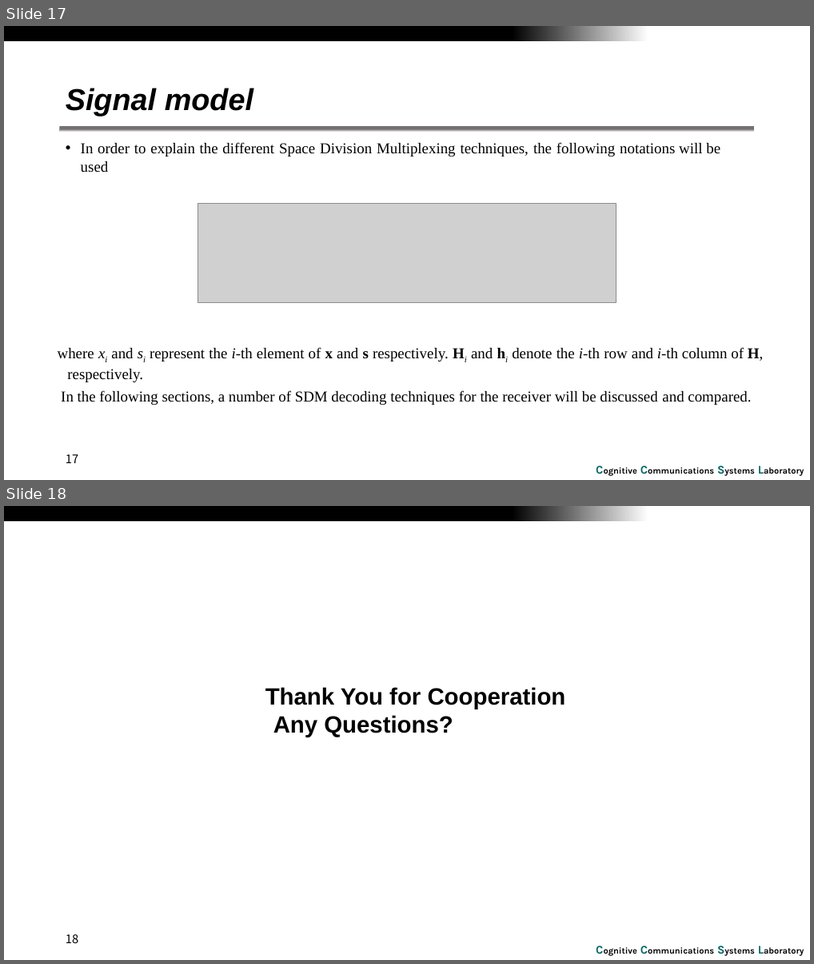
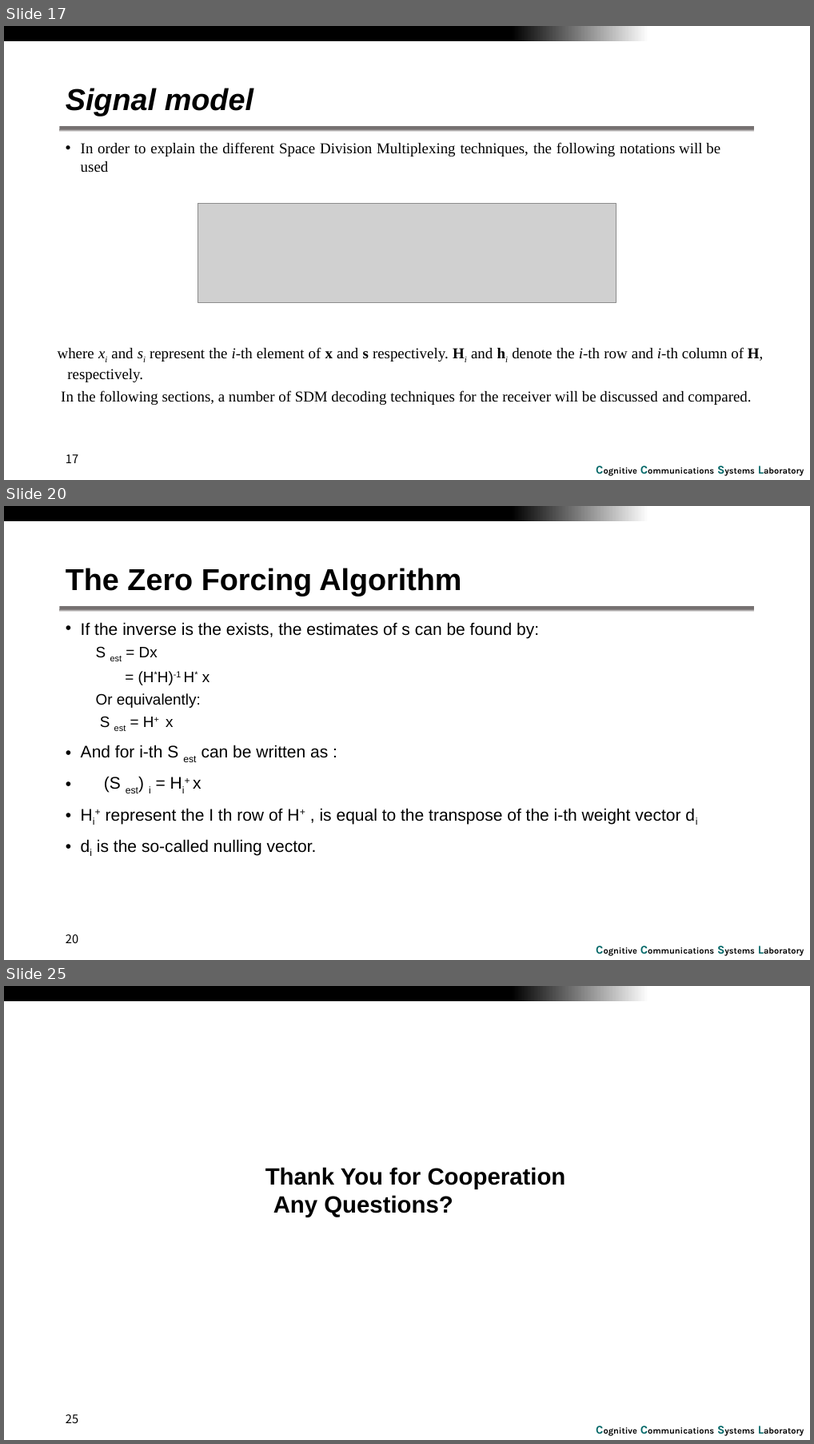
Before and after one commit to RefatHanbat/Presentation-of-SDM, a slide deck: SDM.pptx. Shown one above the other, each under a label of ours: slides 17 and 18 before the commit, slides 17, 20 and 25 after it; the slides between them are not shown. The pictures are 814x964 and 814x1444 pixels, drawn with LibreOffice and Linux fonts; fonts in the diff are those of the drawing; grey boxes stand for pictures; background and template pictures are left out. Boxes give left, top, right and bottom in pixels: in the first picture for what was removed or moved away, otherwise in the second. Text is boxed around its words. In the diff, an @@ line names an element or a change of style, - is before the commit and + after.

Commit message:
zero forcing algorithm

```diff
--- a/SDM.pptx
+++ b/SDM.pptx
@@ slide 20 added at (x1=4, y1=506, x2=810, y2=960), background #FFFFFF; not listed: 3 template elements that a slide beside it also shows @@
@@ title added at (x1=66, y1=568, x2=462, y2=596), 36 pt, text #000000, bold @@
+The Zero Forcing Algorithm
@@ text added at (x1=81, y1=622, x2=681, y2=855), 20 pt, text #000000 @@
+• If the inverse is the exists, the estimates of s can be found by:
+  S est = Dx
+  = (H*H)-1 H* x
+  Or equivalently:
+  S est = H+ x
+• And for i-th S est can be written as :
+• (S est) i = Hi+ x
+• Hi+ represent the I th row of H+ , is equal to the transpose of the i-th weight vector di
+• di is the so-called nulling vector.
@@ page number added at (x1=66, y1=934, x2=78, y2=943), 14 pt, text #000000 @@
+20
@@ what was slide 18 is now slide 25 @@
@@ page number at (x1=66, y1=1414, x2=78, y2=1423): text changed @@
-18
+25
```
Also in this commit, not shown: 1 slide changed, 6 other slides added.
